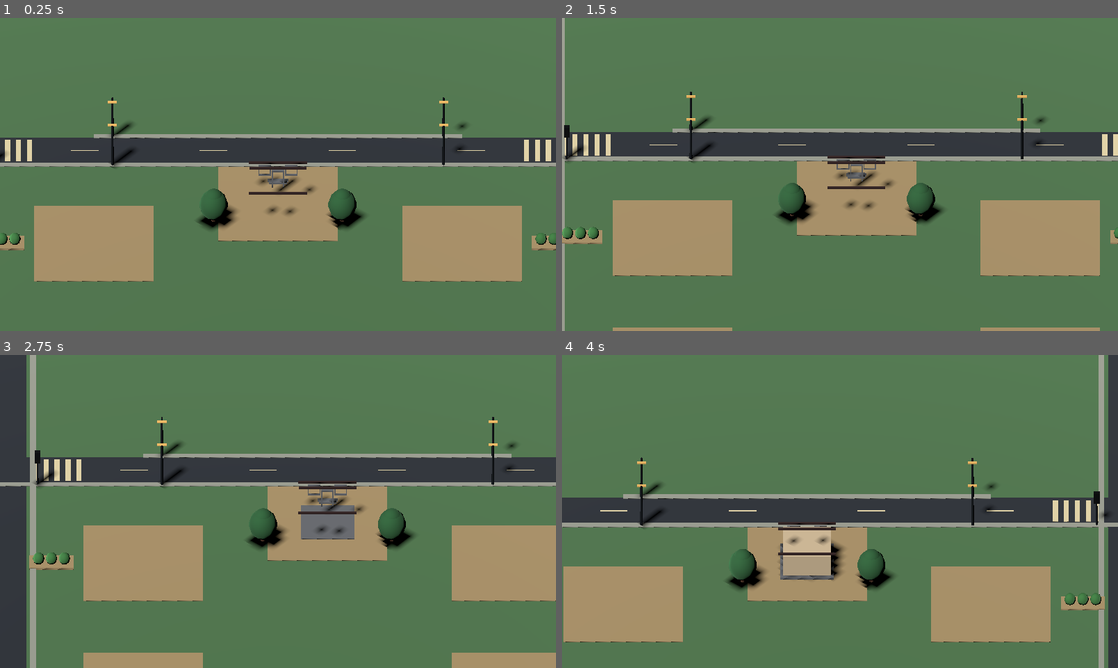
Above: before the commit, frames 1-4 (two rows, left to right).
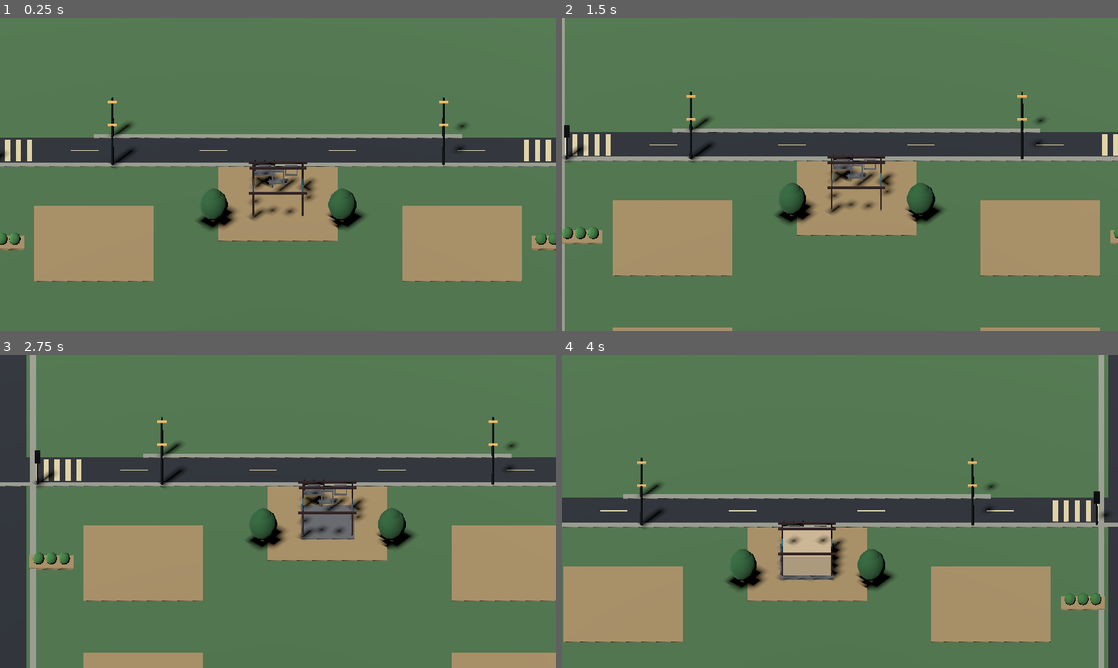
Above: after the commit, the same moments.

Repository: wellbi-creator/rayon-za-rubl
Game: Godot game, scene res://scenes/prototype_3d_district.tscn
Same seed, same stepped clock (60 frames per second), same inputs: the game is played once before the commit and once after it. This scene is started directly instead of the project's main scene.
Inputs (mouse positions are in pixels of both pictures, inside the frame that each line leads up to):
- Up to frame 1 (0.25 s): no input
- Up to frame 2 (1.5 s): tap Enter at 0.5 s; move the mouse to (962, 158) at 0.52 s; hold D 0.53-1.25 s; click (962, 158) at 0.67 s; tap Space at 1.25 s; drag from (728, 190) to (812, 237) at 1.27 s
- Up to frame 3 (2.75 s): tap Enter at 2 s; move the mouse to (333, 442) at 2.02 s; hold D from 2.03 s (still down)
- Up to frame 4 (4 s): release D at 2.75 s; drag from (812, 574) to (673, 464) at 2.77 s; move the mouse to (1006, 558) at 3.52 s; hold A from 3.53 s (still down)

The runs differ from the first frame. In frame 1, 0.5% of the frame differs, in the area x 44-58%, y 45-65%; in frame 2, 0.5%; in frame 3, 0.4%; in frame 4, 0.2%.

Commit message:
Add balcony and side facade details to 3D house

Diff:
--- a/scenes/prototype_3d_district.tscn
+++ b/scenes/prototype_3d_district.tscn
@@ -710,6 +710,102 @@
 mesh = SubResource("BoxMesh")
 surface_material_override/0 = SubResource("RoofTrimMat")
 scale = Vector3(6.3, 0.2, 0.22)
+
+[node name="FrontBalconyPlatform" type="MeshInstance3D" parent="."]
+position = Vector3(-1.45, 1.78, 1.55)
+mesh = SubResource("BoxMesh")
+surface_material_override/0 = SubResource("FoundationMat")
+scale = Vector3(2.25, 0.18, 1.45)
+
+[node name="FrontBalconyFrontRail" type="MeshInstance3D" parent="."]
+position = Vector3(-1.45, 2.36, 0.84)
+mesh = SubResource("BoxMesh")
+surface_material_override/0 = SubResource("StreetPoleMat")
+scale = Vector3(2.25, 0.12, 0.12)
+
+[node name="FrontBalconyLowerRail" type="MeshInstance3D" parent="."]
+position = Vector3(-1.45, 2.02, 0.84)
+mesh = SubResource("BoxMesh")
+surface_material_override/0 = SubResource("StreetPoleMat")
+scale = Vector3(2.25, 0.09, 0.09)
+
+[node name="FrontBalconyPostLeft" type="MeshInstance3D" parent="."]
+position = Vector3(-2.5, 2.22, 0.84)
+mesh = SubResource("BoxMesh")
+surface_material_override/0 = SubResource("StreetPoleMat")
+scale = Vector3(0.12, 0.82, 0.12)
+
+[node name="FrontBalconyPostCenter" type="MeshInstance3D" parent="."]
+position = Vector3(-1.45, 2.22, 0.84)
+mesh = SubResource("BoxMesh")
+surface_material_override/0 = SubResource("StreetPoleMat")
+scale = Vector3(0.12, 0.82, 0.12)
+
+[node name="FrontBalconyPostRight" type="MeshInstance3D" parent="."]
+position = Vector3(-0.4, 2.22, 0.84)
+mesh = SubResource("BoxMesh")
+surface_material_override/0 = SubResource("StreetPoleMat")
+scale = Vector3(0.12, 0.82, 0.12)
+
+[node name="FrontBalconySideRailLeft" type="MeshInstance3D" parent="."]
+position = Vector3(-2.5, 2.36, 1.55)
+mesh = SubResource("BoxMesh")
+surface_material_override/0 = SubResource("StreetPoleMat")
+scale = Vector3(0.12, 0.12, 1.42)
+
+[node name="FrontBalconySideRailRight" type="MeshInstance3D" parent="."]
+position = Vector3(-0.4, 2.36, 1.55)
+mesh = SubResource("BoxMesh")
+surface_material_override/0 = SubResource("StreetPoleMat")
+scale = Vector3(0.12, 0.12, 1.42)
+
+[node name="SideWindowWest" type="MeshInstance3D" parent="."]
+position = Vector3(-2.67, 2.4, 5.0)
+mesh = SubResource("BoxMesh")
+surface_material_override/0 = SubResource("WindowMat")
+scale = Vector3(0.12, 1.15, 1.25)
+
+[node name="SideWindowEast" type="MeshInstance3D" parent="."]
+position = Vector3(2.67, 2.4, 5.0)
+mesh = SubResource("BoxMesh")
+surface_material_override/0 = SubResource("WindowMat")
+scale = Vector3(0.12, 1.15, 1.25)
+
+[node name="SidePlinthWest" type="MeshInstance3D" parent="."]
+position = Vector3(-2.68, 0.48, 5.0)
+mesh = SubResource("BoxMesh")
+surface_material_override/0 = SubResource("FoundationMat")
+scale = Vector3(0.18, 0.32, 5.15)
+
+[node name="SidePlinthEast" type="MeshInstance3D" parent="."]
+position = Vector3(2.68, 0.48, 5.0)
+mesh = SubResource("BoxMesh")
+surface_material_override/0 = SubResource("FoundationMat")
+scale = Vector3(0.18, 0.32, 5.15)
+
+[node name="SideCornerTrimWestFront" type="MeshInstance3D" parent="."]
+position = Vector3(-2.68, 1.95, 2.48)
+mesh = SubResource("BoxMesh")
+surface_material_override/0 = SubResource("RoofTrimMat")
+scale = Vector3(0.16, 3.0, 0.16)
+
+[node name="SideCornerTrimWestBack" type="MeshInstance3D" parent="."]
+position = Vector3(-2.68, 1.95, 7.52)
+mesh = SubResource("BoxMesh")
+surface_material_override/0 = SubResource("RoofTrimMat")
+scale = Vector3(0.16, 3.0, 0.16)
+
+[node name="SideCornerTrimEastFront" type="MeshInstance3D" parent="."]
+position = Vector3(2.68, 1.95, 2.48)
+mesh = SubResource("BoxMesh")
+surface_material_override/0 = SubResource("RoofTrimMat")
+scale = Vector3(0.16, 3.0, 0.16)
+
+[node name="SideCornerTrimEastBack" type="MeshInstance3D" parent="."]
+position = Vector3(2.68, 1.95, 7.52)
+mesh = SubResource("BoxMesh")
+surface_material_override/0 = SubResource("RoofTrimMat")
+scale = Vector3(0.16, 3.0, 0.16)
 
 [node name="TreeTrunkA" type="MeshInstance3D" parent="."]
 position = Vector3(-7, 0.95, 8)
